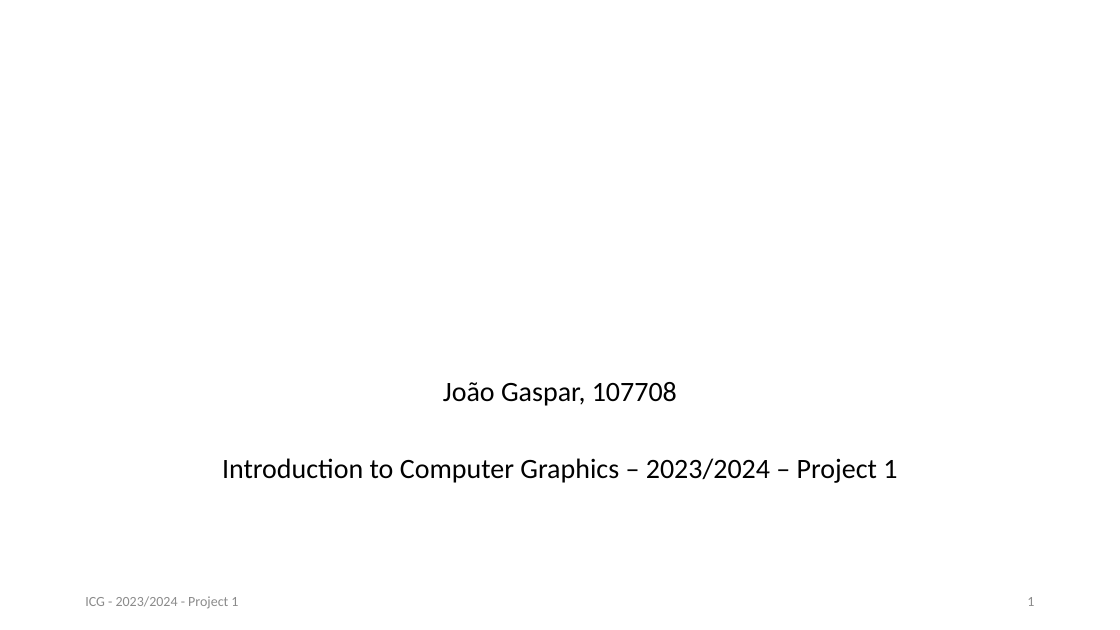
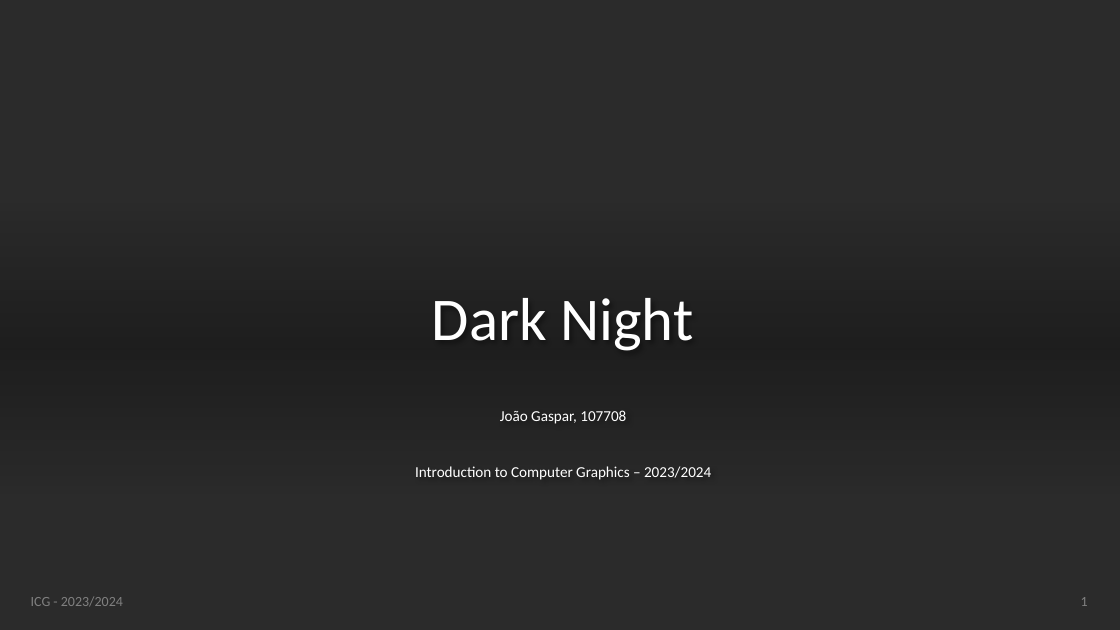
Before and after one commit to joaogasparp/joaogasparp.github.io, a slide deck: slide 1 of docs/icg_final.pptx. Drawn at 1120x630 pixels with LibreOffice and Linux fonts; fonts in the diff are those of the drawing; background and template pictures are left out; a plain dark background stands for a picture behind light text. Boxes give left, top, right and bottom in pixels: in the first picture for what was removed or moved away, otherwise in the second. Text is boxed around its words. In the diff, an @@ line names an element or a change of style, - is before the commit and + after.

```diff
--- a/docs/icg_final.pptx
+++ b/docs/icg_final.pptx
@@ background #FFFFFF to picture (left out) @@
@@ rectangle added at [0,0,1120,630], fill #FFFFFF @@
@@ rectangle added at [0,202,1120,493], fill gradient #000000 @@
@@ title added at [432,298,693,351], 52 pt, text #FFFFFF @@
+Dark Night
@@ subtitle "João Gaspar, 107708": place and size @@
-subtitle "João Gaspar, 107708" at [222,382,897,483]
+subtitle "João Gaspar, 107708" at [415,410,711,480]
@@ subtitle at [500,410,626,424]: size 24 to 13 pt, text colour #000000 to #FFFFFF in "João Gaspar, 107708"; line spacing 0.8 to 0.9 @@
@@ subtitle at [415,466,711,480]: text changed; size 24 to 13 pt; text colour #000000 to #FFFFFF @@
-Introduction to Computer Graphics – 2023/2024 – Project 1
+Introduction to Computer Graphics – 2023/2024
@@ text at [31,597,123,607]: text changed; text colour #8C8C8C to #808080 @@
-ICG - 2023/2024 - Project 1
+ICG - 2023/2024
@@ page number: place and size @@
-page number at [1027,597,1034,606]
+page number at [1081,597,1088,606]
@@ page number at [1081,597,1088,606]: text colour #8C8C8C to #808080; more space between paragraphs @@
```
Also in this commit, not shown: 8 slides added, 9 slides removed, 1 other file.
